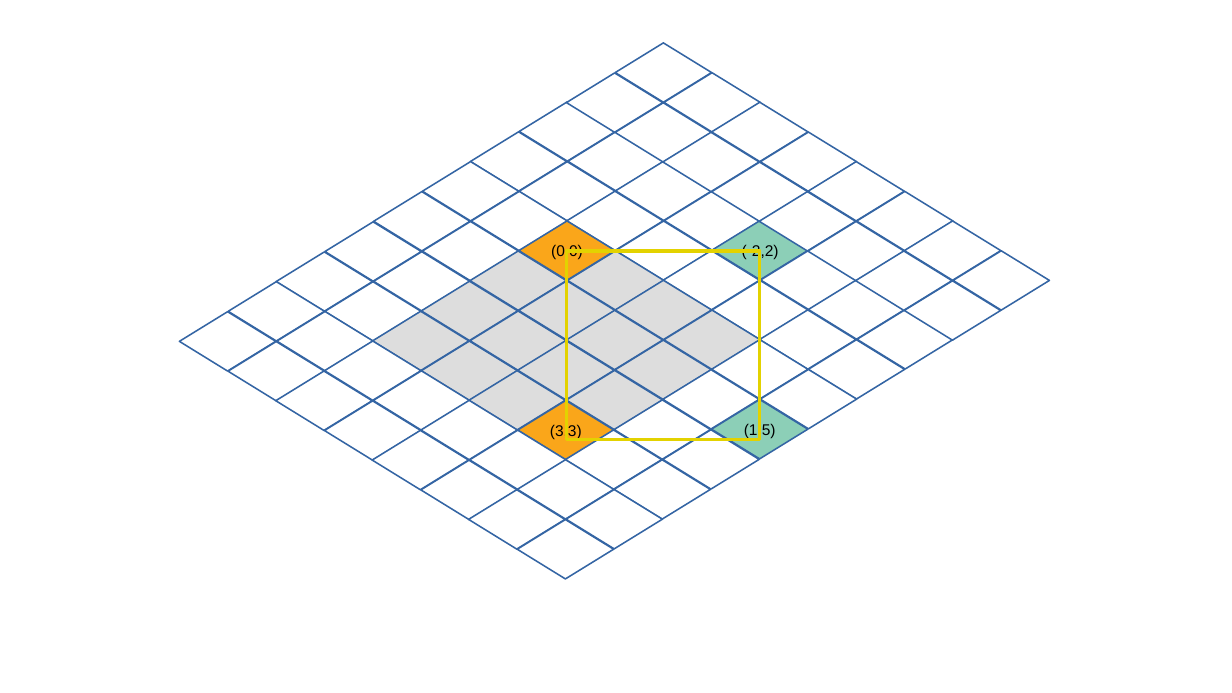
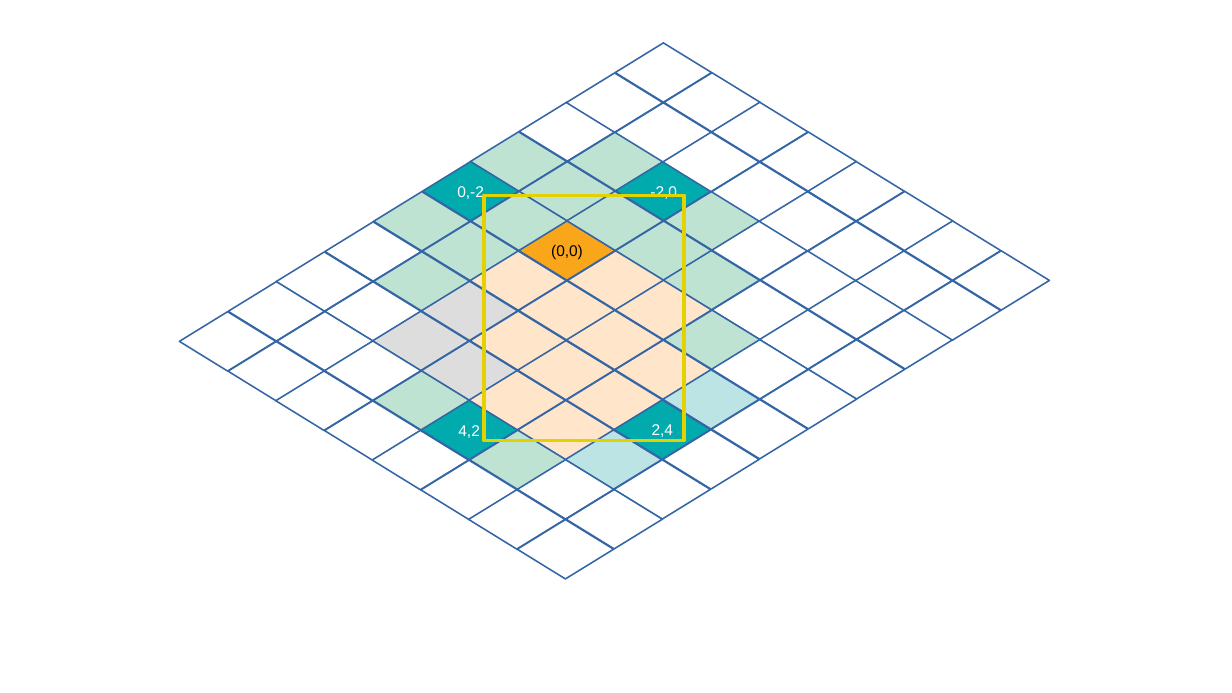
Before and after one commit to santiaaba/isometric, a slide deck: slide 4 of doc/analisis.odp. Drawn at 1232x693 pixels with LibreOffice and Linux fonts; fonts in the diff are those of the drawing. Boxes give left, top, right and bottom in pixels: in the first picture for what was removed or moved away, otherwise in the second. Text is boxed around its words. In the diff, an @@ line names an element or a change of style, - is before the commit and + after.

```diff
--- a/doc/analisis.odp
+++ b/doc/analisis.odp
@@ diamond "0,-2" at (x1=423, y1=162, x2=519, y2=221): fill #FFFFFF to #00AAAD @@
@@ diamond "-2,0" moved from (x1=712, y1=220, x2=808, y2=279) to (x1=616, y1=161, x2=712, y2=220) @@
@@ diamond "-2,0" at (x1=616, y1=161, x2=712, y2=220): fill #8CCFB7 to #00AAAD @@
@@ text in diamond at (x1=457, y1=186, x2=484, y2=200): text added @@
+0,-2
@@ rectangle resized from (x1=567, y1=250, x2=760, y2=439) to (x1=484, y1=196, x2=684, y2=440) @@
@@ text in diamond at (x1=650, y1=186, x2=677, y2=199): text changed; text colour #000000 to #FFFFFF @@
-(-2,2)
+-2,0
@@ fill #FFFFFF to #BEE3D3 in 13 elements at (x1=568, y1=132, x2=664, y2=191), (x1=664, y1=191, x2=760, y2=250), (x1=471, y1=132, x2=567, y2=191), (x1=519, y1=162, x2=615, y2=221), (x1=567, y1=191, x2=663, y2=250), (x1=663, y1=250, x2=759, y2=310), (x1=472, y1=191, x2=568, y2=250), (x1=373, y1=191, x2=470, y2=250), (x1=423, y1=221, x2=519, y2=281), (x1=373, y1=252, x2=470, y2=311), (x1=373, y1=371, x2=470, y2=430), (x1=470, y1=430, x2=566, y2=490), (x1=616, y1=221, x2=712, y2=281) @@
@@ diamond moved from (x1=616, y1=161, x2=712, y2=220) to (x1=616, y1=221, x2=712, y2=281) @@
@@ diamond at (x1=664, y1=311, x2=760, y2=370): fill #DDDDDD to #BEE3D3 @@
@@ fill #DDDDDD to #FFE5CA in 10 elements at (x1=568, y1=250, x2=664, y2=310), (x1=616, y1=281, x2=712, y2=340), (x1=471, y1=252, x2=567, y2=311), (x1=519, y1=281, x2=615, y2=340), (x1=567, y1=311, x2=663, y2=370), (x1=615, y1=340, x2=711, y2=399), (x1=471, y1=311, x2=567, y2=370), (x1=518, y1=341, x2=614, y2=400), (x1=567, y1=370, x2=663, y2=429), (x1=470, y1=371, x2=566, y2=430) @@
@@ diamond at (x1=663, y1=370, x2=759, y2=429): fill #FFFFFF to #BCE4E5 @@
@@ diamond added at (x1=421, y1=400, x2=518, y2=459), fill #00AAAD, outline #3465A4 0.99 pt, 10 pt, text #FFFFFF @@
+4,2
@@ 3 diamonds moved together from (x1=421, y1=221, x2=712, y2=459) to (x1=518, y1=220, x2=808, y2=459) @@
@@ diamond at (x1=518, y1=400, x2=614, y2=459): fill #FFFFFF to #FFE5CA @@
@@ diamond removed at (x1=518, y1=400, x2=614, y2=459) @@
-(3,3)
@@ diamond added at (x1=615, y1=400, x2=711, y2=459), fill #00AAAD, outline #3465A4 0.99 pt, 10 pt, text #FFFFFF @@
+2,4
@@ diamond removed at (x1=712, y1=400, x2=808, y2=459) @@
-(1,5)
@@ diamond at (x1=566, y1=430, x2=662, y2=490): fill #FFFFFF to #BCE4E5 @@
```
Also in this commit, not shown: 8 other files.
